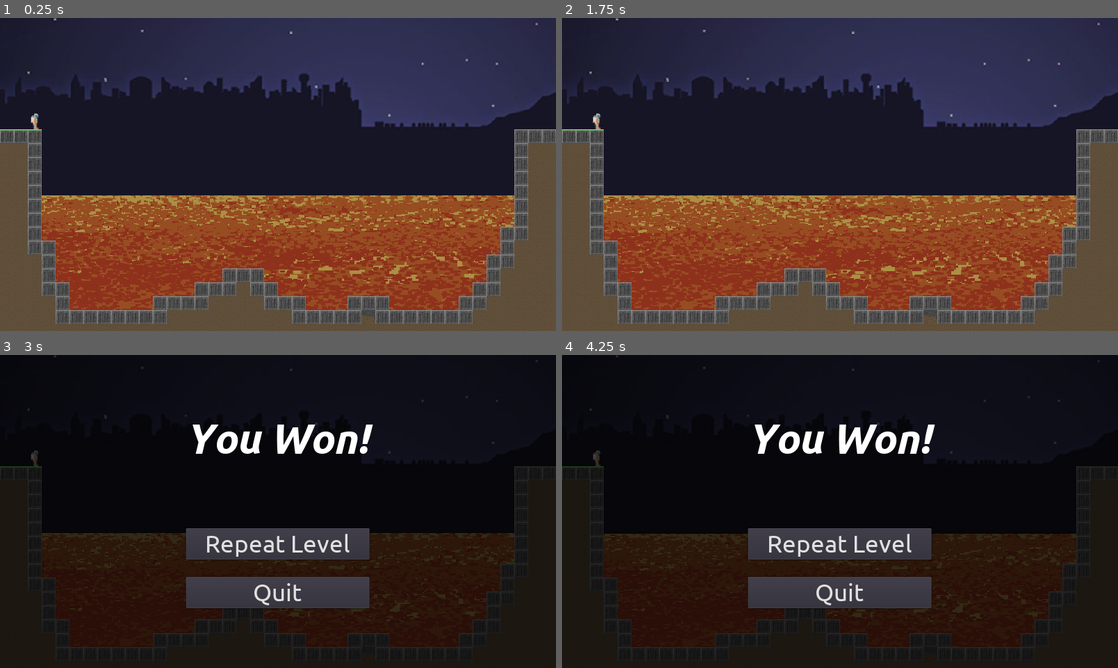
Above: before the commit, frames 1-4 (two rows, left to right).
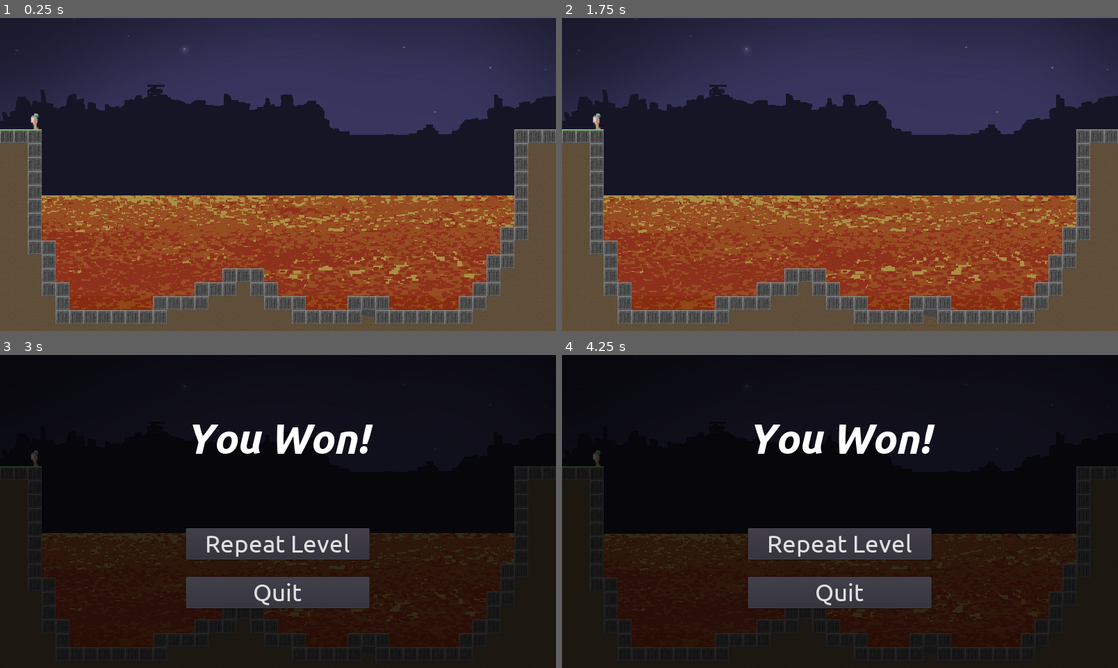
Above: after the commit, the same moments.

Repository: jtuttle/bridger
Game: Godot game, scene res://objects/levels/game/game.tscn
Two runs of this game, one before a commit and one after it. Both use one fixed random seed, a clock stepped at 60 frames per second and the inputs below.
Inputs:
- Up to frame 1 (0.25 s): no input
- Up to frame 2 (1.75 s): hold Escape (bring_up_ui) 0.53-1.25 s; hold Space (drop_piece) 0.53-1.25 s; click "Repeat Level" at 1.25 s
- Up to frame 3 (3 s): tap Up (rotate_clockwise) at 2.1 s; tap Enter at 2.75 s; hold Escape (bring_up_ui) from 2.78 s (still down); hold Down (rotate_counter_clockwise) from 2.78 s (still down)
- Up to frame 4 (4.25 s): keep holding Escape (bring_up_ui); tap Space (drop_piece) at 3.5, 3.6 s; release Down (rotate_counter_clockwise) at 3.53 s

The runs differ from the first frame. In frame 1, 4.4% of the frame differs, in the area x 0-100%, y 0-38%; in frame 2, 4.4%; in frame 3, less than 0.1%; in frame 4, less than 0.1%.

Commit message:
Prevent dropping too far to right

Diff:
--- a/objects/levels/game/game.tscn
+++ b/objects/levels/game/game.tscn
@@ -1,8 +1,8 @@
 [gd_scene load_steps=5 format=2]
 
-[ext_resource path="res://objects/UI/lose_screen/lose_screen.tscn" type="PackedScene" id=1]
-[ext_resource path="res://objects/UI/win_screen/win_screen.tscn" type="PackedScene" id=2]
-[ext_resource path="res://objects/levels/level_1/level_1.tscn" type="PackedScene" id=3]
+[ext_resource path="res://objects/levels/level_1/level_1.tscn" type="PackedScene" id=1]
+[ext_resource path="res://objects/UI/lose_screen/lose_screen.tscn" type="PackedScene" id=2]
+[ext_resource path="res://objects/UI/win_screen/win_screen.tscn" type="PackedScene" id=3]
 [ext_resource path="res://objects/levels/level_controller.gd" type="Script" id=4]
 
 [node name="game" type="Node2D"]
--- a/objects/levels/level_controller.gd
+++ b/objects/levels/level_controller.gd
@@ -129,7 +129,24 @@
 
 	return leftmost
 
+func _piece_is_far_enough():
+	var rightmost = _get_rightmost_col(_piece)
+	return _piece_x + rightmost < _level_cols - 3
+
+func _get_rightmost_col(piece):
+	var rightmost = 0
+
+	for row in piece.get_coords():
+		for i in range(row.size()):
+			if row[i] == 1 && i > rightmost:
+				rightmost = i
+
+	return rightmost
+
 func _drop_piece():
+	if !_piece_is_far_enough():
+		return
+
 	_clear_piece()
 
 	while _is_piece_airborn():
Binary file changed: images/background.png
Not shown: 2 places in objects/levels/game/game.tscn that only renumber resources
